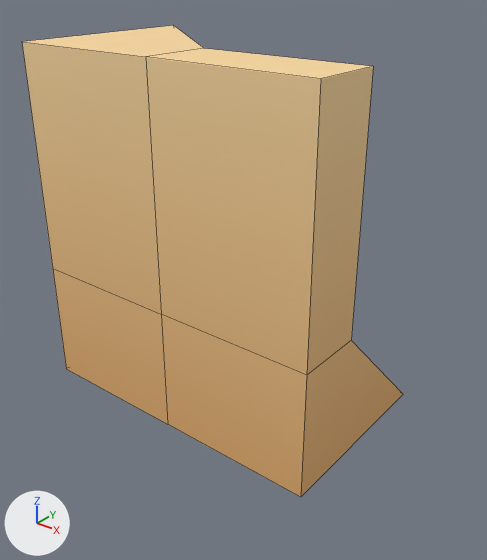
The FBX model JamGame/Assets/Models/New/Common/Corridor/corridor_to_bridge_corner_mirrored.fbx, before and after one commit.
One viewpoint serves both versions: a 50 mm camera at (-1.165, -1.893, 0.928) aimed at (-1.467, -1.516, 0.694). The axes (+X, +Y, +Z) are drawn at lower left. The lights are the same throughout. Mesh edges are drawn as thin lines. Where no turn or scale is listed for an object, it has been applied to the vertices.

Names of what the first picture shows: 'corridor.to.bridge.corner.mirrored'.
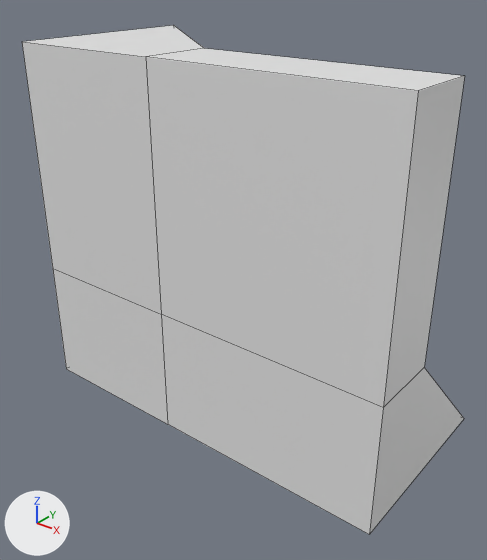
What differs and where, as boxes [x1, y1, x2, y2] in the pictures (487 x 560 px; the box of a moved part takes in the faces that stretch with it):
'corridor.to.bridge.corner.mirrored', recoloured, reshaped (brown to grey, 16% wider, 8% taller)
    before: [22, 25, 403, 497]
    after: [22, 25, 465, 535]
part 1 of me_cylinder_006, moved or reshaped
    before: [146, 48, 403, 497]
    after: [146, 48, 465, 535]

The edits, one by one:
me_cylinder_006 has 18 vertices, 16 faces and spans x -1.6..-1.352, y -1.6..-1.35, z 0.1..0.372.
me_cylinder_006 is used by ob_corridor_to_bridge_corner_mirrored; location (0.0016, 0.0, 0.5).
Before the commit, vertices of me_cylinder_006: 6 (-1.352, -1.547, 0.372) at pixel (373, 66), 7 (-1.352, -1.6, 0.372) at pixel (320, 78), 8 (-1.352, -1.45, 0.1) at pixel (403, 394), 9 (-1.352, -1.547, 0.197) at pixel (351, 340), 10 (-1.352, -1.6, 0.197) at pixel (306, 375).
Before the commit, vertices of me_cylinder_006: 11 (-1.352, -1.6, 0.1) at pixel (300, 497).
me_cylinder_006 no longer uses material mat_gradients (picture img_gradients_png).
Part 1, on me_cylinder_006:
Vertices 6 to 11 of me_cylinder_006 move by (0.052, 0.0, 0.0).
